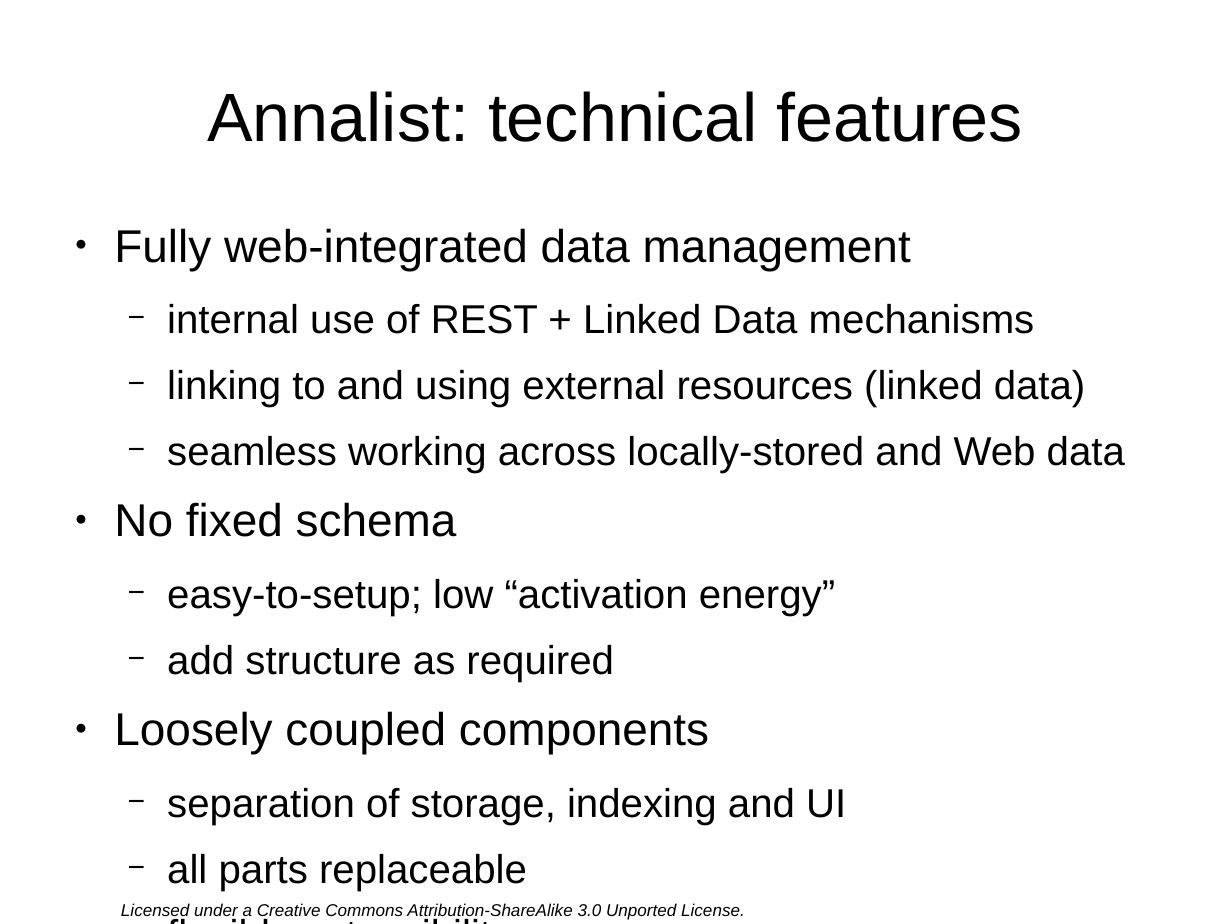
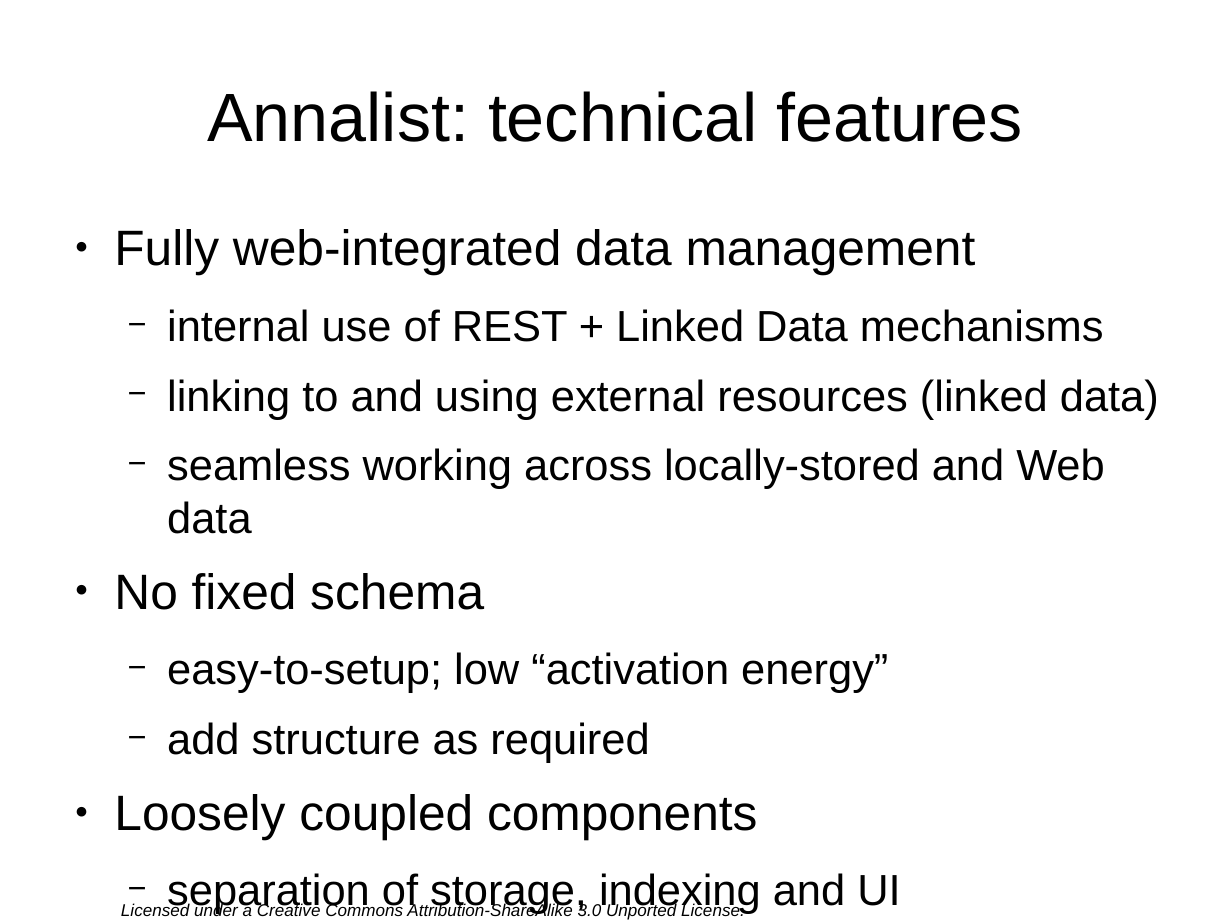
Before and after one commit to gklyne/annalist, a slide deck: slide 11 of presentations/20130316-annalist-technical-intro.odp. Drawn at 1232x924 pixels with LibreOffice and Linux fonts; fonts in the diff are those of the drawing; background and template pictures are left out. Boxes give left, top, right and bottom in pixels: in the first picture for what was removed or moved away, otherwise in the second. Text is boxed around its words. In the diff, an @@ line names an element or a change of style, - is before the commit and + after.

```diff
--- a/presentations/20130316-annalist-technical-intro.odp
+++ b/presentations/20130316-annalist-technical-intro.odp
@@ text "Fully web-integrated data management" at [114,229,1159,914]: size 29.6 to 32 pt in "Fully web-integrated data management", "No fixed schema", "Loosely coupled components"; size 25.9 to 28 pt in "internal use of REST + Linked Data ...", "linking to and using external resources (linked ...", "seamless working across locally-stored and Web data", "easy-to-setup; low “activation energy”" and 4 more places @@
```
Also in this commit, not shown: 14 other slides changed, 3 other files.
